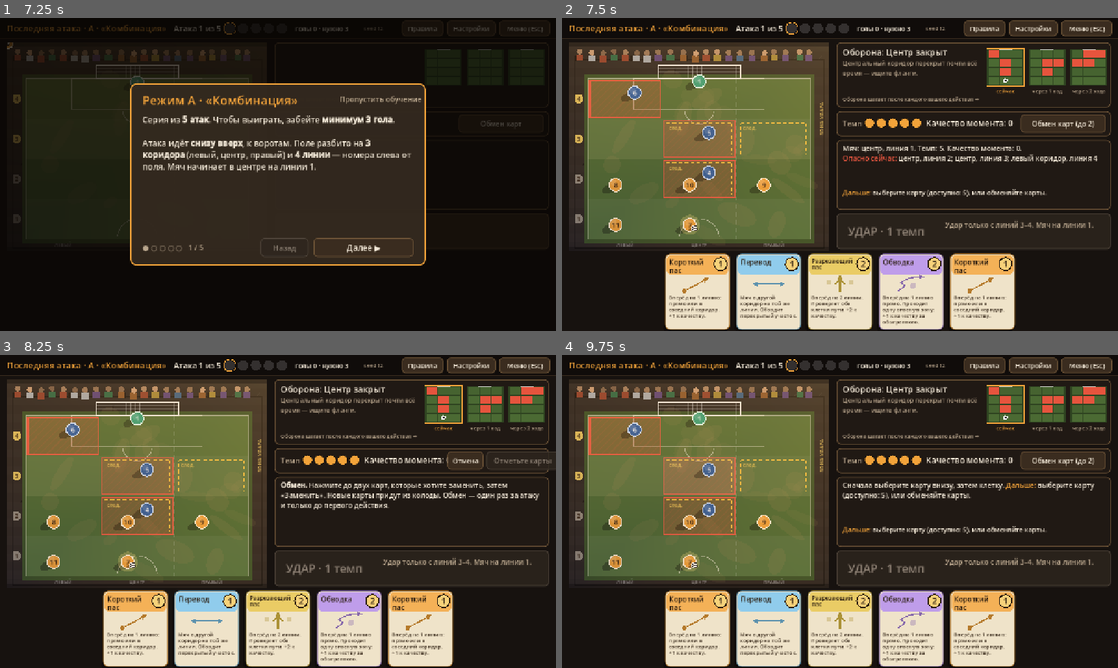
Above: before the commit, frames 1-4 (two rows, left to right).
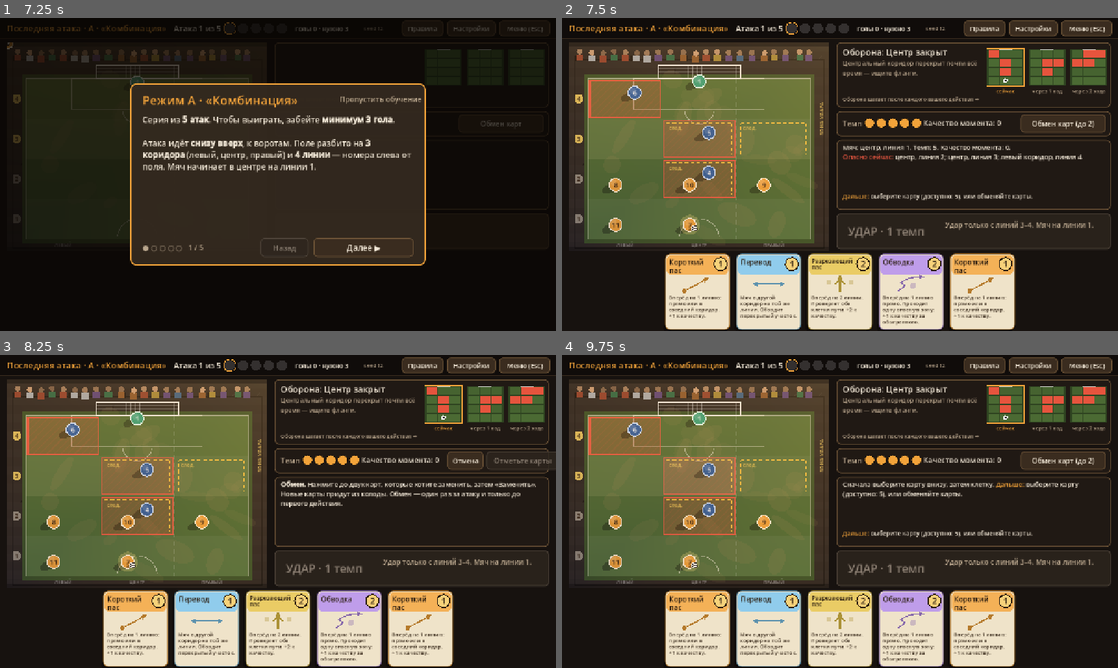
Above: after the commit, the same moments.

Repository: artemsokolov1/deckbuilder
Game: Godot game, scene res://scenes/main_menu.tscn
The game is run twice, just before and just after one commit, with the same random seed, the same clock (stepped at 60 frames per second) and the same inputs.
Inputs (mouse positions are in pixels of both pictures, inside the frame that each line leads up to):
- Up to frame 1 (7.25 s): click (133, 280) at 0.52 s; type "12" at 0.6 s; click "Играть" at 1.25 s; click (411, 230) at 2 s; click "Правила" at 2.75 s; click "Настройки" at 3.5 s; click "Меню (Esc)" at 4.25 s; click "Обмен карт" at 5 s; click "Далее ▶" at 5.75 s; click "Назад" at 6.5 s
- Up to frame 2 (7.5 s): click "Пропустить обучение" at 7.25 s
- Up to frame 3 (8.25 s): click "Обмен карт (до 2)" at 8 s
- Up to frame 4 (9.75 s): click "Отмена" at 8.75 s; tap Enter (ui_accept) at 9.5 s; move the mouse to (701, 483) at 9.52 s; hold Right from 9.53 s (still down); tap Space at 9.6 s; click (701, 483) at 9.67 s

Frame 1 is identical in both runs. In frame 2, 1.9% of the frame differs, in the area x 50-97%, y 32-59%; in frame 3, 1.7%; in frame 4, 1.8%.

Commit message:
Исправления по код-ревью, регрессионные проверки, Windows-сборка
- Enter/Пробел не перелистывают серию при открытом оверлее
- B: выбор карты из слота больше не блокирует сборку плана; защитники встают в положение шага 1 перед исполнением; подсказка обучения учитывает реальный план
- C: мяч летит в подсвеченную клетку; подсказки обучения учитывают лимит карт
- A: инфо-панель вмещает предупреждения; нет наложения в режиме обмена
- builds/LastAttack-windows.zip (Godot 4.7.2, x86_64)

Co-Authored-By: Claude Opus 5.5 <noreply@anthropic.com>
Claude-Session: https://claude.ai/code/session_01X6gXooJ23P5o3GbPKF4e53

Diff:
--- a/scripts/view/game_a.gd
+++ b/scripts/view/game_a.gd
@@ -50,14 +50,14 @@
 	_tempo_pips.mouse_filter = Control.MOUSE_FILTER_IGNORE
 	_tempo_pips.draw.connect(_draw_tempo)
 	right.add_child(_tempo_pips)
-	_quality_lb = lbl(right, "", Vector2(206, 172), 19, Game.C_TEXT)
+	_quality_lb = lbl(right, "", Vector2(200, 173), 17, Game.C_TEXT)
 	_mull_btn = button(right, "Обмен карт", Rect2(424, 166, 196, 42), _on_mulligan, 16)
 	_mull_cancel = button(right, "Отмена", Rect2(398, 166, 82, 42), _cancel_mulligan, 15)
 	_mull_cancel.visible = false
 	# --- инфо
 	panel(right, Rect2(0, 224, 632, 162))
-	_info = rich(right, Rect2(14, 232, 604, 100), 16)
-	_next_lb = rich(right, Rect2(14, 334, 604, 50), 15)
+	_info = rich(right, Rect2(14, 230, 604, 122), 15)
+	_next_lb = rich(right, Rect2(14, 344, 604, 40), 14)
 	# --- удар
 	_shot_btn = button(right, "", Rect2(0, 394, 632, 82), _on_shot, 26)
 	_shot_btn.alignment = HORIZONTAL_ALIGNMENT_LEFT
--- a/scripts/view/game_b.gd
+++ b/scripts/view/game_b.gd
@@ -271,13 +271,13 @@
 		return
 	var i := cv.hand_idx
 	var in_slot := RulesB.slot_of_card(state, i)
-	if in_slot >= 0:
-		active_slot = in_slot
-	var reason := RulesB.card_reason(state, i, active_slot)
+	var slot_i := in_slot if in_slot >= 0 else active_slot
+	var reason := RulesB.card_reason(state, i, slot_i)
 	if reason != "":
 		Sfx.play("error")
 		_info.text = "[b]%s[/b] — [color=#e4553f]нельзя:[/color] %s" % [cv.title, reason]
 		return
+	active_slot = slot_i
 	Sfx.play("click")
 	if selected == i:
 		selected = -1
@@ -356,7 +356,9 @@
 	if busy or state.is_empty() or state["over"] or selected < 0:
 		return
 	if not pitch.targets.has(cell):
-		_show_route(RulesB.simulate(state))
+		var cur := RulesB.simulate(state)
+		_show_route(cur)
+		_default_info(cur)
 		return
 	var sim := RulesB.preview_place(state, active_slot, selected, cell)
 	if sim.is_empty():
@@ -408,7 +410,10 @@
 	set_hint("")
 	var log := "[b]Исполнение плана[/b]"
 	_info.text = log
-	await wait(0.25)
+	# защитники встают в положение для первого действия (до запуска поле могло показывать удар)
+	pitch.set_danger(RulesB.danger(state, 0), [])
+	await pitch.move_defenders(RulesB.danger(state, 0), dur(0.25)).finished
+	await wait(0.15)
 	for st in sim["steps"]:
 		var i: int = st["slot"]
 		_highlight_step(i)
@@ -488,8 +493,11 @@
 		return
 	var s0 := RulesB.slot_status(state, 0)
 	var s1 := RulesB.slot_status(state, 1)
+	var on_script: bool = not s0["filled"] or (s0["card"] == "short_pass" and s0["target"] == Vector2i(0, 2))
 	if not s0["filled"]:
 		set_hint("нажмите [b]«Короткий пас»[/b], затем клетку [b]левый коридор, линия 3[/b] — карта встанет в слот 1.")
+	elif not s1["filled"] and not on_script:
+		set_hint("выберите вторую карту и клетку. Следите за маршрутом и слотом «Удар»: он должен показать [b]ГОЛ[/b].")
 	elif not s1["filled"]:
 		set_hint("теперь второй [b]«Короткий пас»[/b]: [b]левый коридор, линия 4[/b]. Смотрите на маршрут и слот «Удар».")
 	elif sim["outcome"] == "goal":
--- a/scripts/view/game_base.gd
+++ b/scripts/view/game_base.gd
@@ -218,6 +218,8 @@
 	_update_top()
 	_hint_lb.visible = false
 	_show_result(outcome, reason)
+	if _overlay and is_instance_valid(_overlay):
+		_overlay.move_to_front()
 
 
 func _show_result(outcome: String, reason: String) -> void:
@@ -263,6 +265,7 @@
 	else:
 		btn.text = "Следующая атака ▶"
 	btn.pressed.connect(_continue)
+	btn.focus_mode = Control.FOCUS_NONE
 	p.add_child(btn)
 	var hint := Label.new()
 	hint.text = "Пробел / Enter — продолжить"
@@ -270,11 +273,10 @@
 	hint.add_theme_font_size_override("font_size", 13)
 	hint.add_theme_color_override("font_color", Game.C_MUTED)
 	p.add_child(hint)
-	btn.grab_focus()
 
 
 func _continue() -> void:
-	if not attack_over or _result_panel == null:
+	if not attack_over or _result_panel == null or (_overlay and is_instance_valid(_overlay)):
 		return
 	Sfx.play("click")
 	if tutorial_active:
@@ -311,7 +313,7 @@
 				_overlay = null
 				return
 		Game.go_menu()
-	elif attack_over and _result_panel and event is InputEventKey and event.pressed and not event.echo \
+	elif attack_over and _result_panel and not (_overlay and is_instance_valid(_overlay)) and event is InputEventKey and event.pressed and not event.echo \
 			and (event.keycode == KEY_SPACE or event.keycode == KEY_ENTER or event.keycode == KEY_KP_ENTER):
 		get_viewport().set_input_as_handled()
 		_continue()
--- a/scripts/view/game_c.gd
+++ b/scripts/view/game_c.gd
@@ -318,6 +318,8 @@
 	var id: String = state["hand"][idx]
 	var d := RulesC.card_def(id)
 	var q_before: int = state["quality"]
+	# клетку считаем ДО розыгрыша — ровно ту, что была подсвечена
+	var to := _target_cell(id, q_before + int(d["quality"]))
 	var r := RulesC.play_card(state, idx)
 	if not r["legal"]:
 		busy = false
@@ -360,7 +362,6 @@
 		return
 	# мяч сохранён — атака продвигается
 	if int(d["draw_count"]) > 0 or r["quality_gain"] > 0:
-		var to := _target_cell(id, int(state["quality"]))
 		var tw: Tween
 		if to == ball_cell:
 			tw = pitch.carry_ball(to, dur(0.3))
@@ -466,7 +467,7 @@
 		{"title": "Колода обороны", "text": "У обороны своя колода на каждую атаку: [color=#86d46f]6 «Безопасно»[/color], [co …(255 unchanged characters)…
 		{"title": "Ваши карты", "text": "5 карт, каждая — один раз, всего [b]не больше 4[/b] за атаку, потом только удар.\n\n …(208 unchanged characters)…
 		{"title": "Честные проценты", "text": "Наведите на карту — увидите [b]точный шанс потери[/b], посчитанный по оставшемуся составу колоды (без возвращения), и каким станет шанс гола.\n\nУдар — [b]один бросок[/b] по показанному шансу. Результат не подкручивается ради драмы."},
-		{"title": "Тренировка", "text": "Сейчас будет [b]тренировочная атака[/b] (не идёт в счёт). Над полем — [color=#7cc3e8]подсказки[/color].\n\nEsc — выход в меню в любой момент."},
+		{"title": "Тренировка", "text": "Сейчас будет [b]тренировочная атака[/b] (не идёт в счёт). Над полем — [color=#7cc3e8]подсказки[/color]. В тренировке порядок событий подготовлен заранее, чтобы показать и удачу, и риск; в серии он всегда случайный.\n\nEsc — выход в меню в любой момент."},
 	]
 
 
@@ -475,9 +476,11 @@
 		set_hint("")
 		return
 	var played: int = state["played"]
-	if played == 0:
+	if played >= int(RulesC.cfg()["max_cards_played"]):
+		set_hint("карты закончились — остался только удар.")
+	elif played == 0:
 		set_hint("наведите на [b]«Пас»[/b] — справа шанс потери (10%) и шанс гола после него. Нажмите карту, затем подсвеченную клетку.")
-	elif int(state["pressure"]) > 0 and not state["used"][2]:
+	elif int(state["pressure"]) > 0 and not state["used"][2] and played < int(RulesC.cfg()["max_cards_played"]):
 		set_hint("есть давление: [b]«Пауза»[/b] снимет его без риска. Ещё одно давление — потеря мяча.")
 	elif RulesC.goal_chance(state["quality"]) >= 59:
 		set_hint("шанс уже [b]%d%%[/b]. Решайте: бить сейчас или рискнуть ещё раз." % RulesC.goal_chance(state["quality"]))
--- a/scripts/view/tutorial_overlay.gd
+++ b/scripts/view/tutorial_overlay.gd
@@ -77,6 +77,8 @@
 
 
 func _go(d: int) -> void:
+	if _i >= pages.size():
+		return
 	Sfx.play("click")
 	_i += d
 	if _i >= pages.size():
@@ -99,6 +101,10 @@
 
 
 func _unhandled_key_input(event: InputEvent) -> void:
+	if event is InputEventKey and event.echo:
+		return
+	if _i >= pages.size():
+		return
 	if event.is_pressed() and (event.is_action("ui_accept") or (event is InputEventKey and event.keycode == KEY_RIGHT)):
 		get_viewport().set_input_as_handled()
 		_go(1)
--- a/tests/smoke_runner.gd
+++ b/tests/smoke_runner.gd
@@ -57,6 +57,7 @@
 	await _escape_during_animation()
 	await _double_clicks()
 	await _replay_same_seed()
+	await _regressions()
 	g.settings = saved_settings
 	g.tutorial_seen = saved_tutorial
 	g.apply_volume()
@@ -291,3 +292,50 @@
 		g.start_mode(mode, 4321)
 		await frames(3)
 		check(var_to_str(scene().state) == first, "%s: «Повторить те же условия» даёт ту же атаку" % mode)
+
+
+func _regressions() -> void:
+	print("-- регрессии из ревью")
+	# 1. Enter при открытых «Правилах» после конца атаки не переходит к следующей атаке.
+	g.start_mode("c", 11)
+	await frames(3)
+	var s: GameBase = scene()
+	s._on_shot()
+	await until(func(): return s.attack_over, 3000)
+	s._on_rules()
+	var ev := InputEventKey.new()
+	ev.keycode = KEY_ENTER
+	ev.pressed = true
+	Input.parse_input_event(ev)
+	await frames(3)
+	check(s.attack_idx == 0 and s.attack_over, "Enter при открытых правилах не листает серию")
+	# 2. B: убрали слот 1, нажали карту слота 2 — другие карты всё ещё можно выбрать.
+	g.start_mode("b", 4242)
+	await frames(3)
+	s = scene()
+	await _bot_b_place_only(s)
+	s._on_remove(0)
+	var in2: int = s.state["slots"][1]["hand_idx"]
+	s._on_card_pressed(s.cards[in2])
+	var free_ok := false
+	for i in s.state["hand"].size():
+		if RulesB.slot_of_card(s.state, i) < 0 and RulesB.card_reason(s.state, i, s.active_slot) == "":
+			free_ok = true
+	check(s.active_slot == 0 and free_ok, "B: после удаления слота 1 можно снова собрать план")
+	# 4. C: мяч летит в ту клетку, что была подсвечена (ищем seed, где мяч сохранён).
+	var verified := false
+	for sd in range(12, 40):
+		g.start_mode("c", sd)
+		await frames(3)
+		s = scene()
+		var i: int = s.state["hand"].find("pass")
+		if i < 0 or s.state["events"][0] != "safe":
+			continue
+		s._on_card_pressed(s.cards[i])
+		var shown: Vector2i = s.pitch.targets.keys()[0]
+		s._on_card_pressed(s.cards[i])
+		await until(func(): return not s.busy, 3000)
+		check(s.ball_cell == shown, "C: мяч пришёл в подсвеченную клетку %s" % shown)
+		verified = true
+		break
+	check(verified, "C: нашлась атака для проверки клетки")
Not shown, added: builds/.gdignore
Not shown, added: builds/LastAttack-windows.zip
Not shown, changed: docs/TESTING.md
